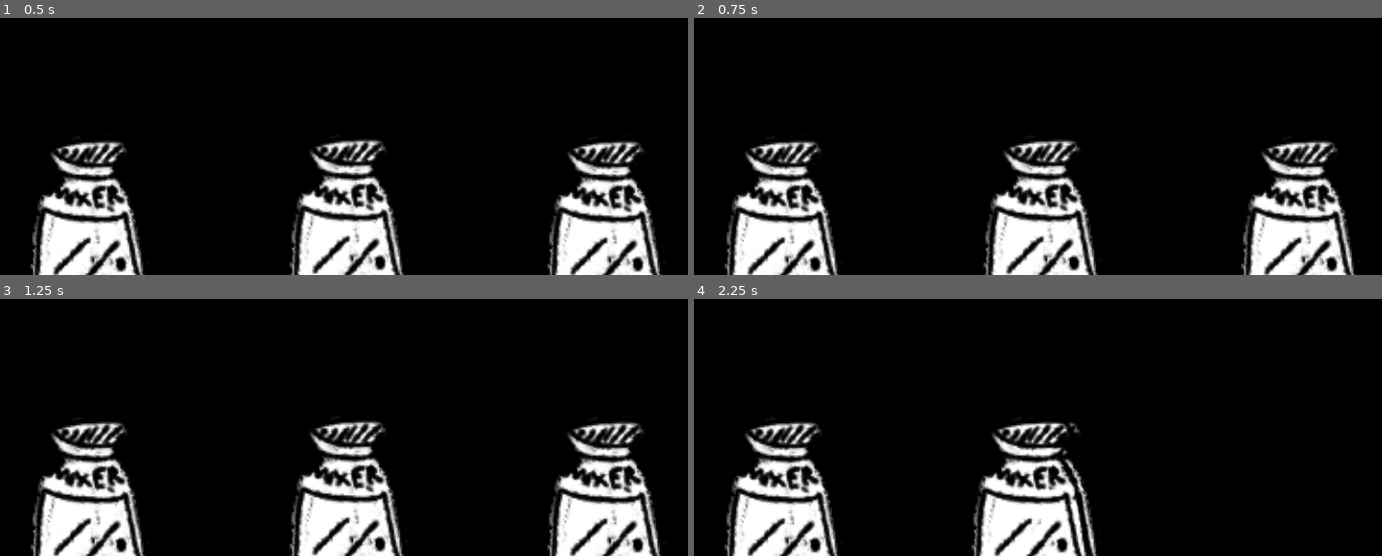
Above: before the commit, frames 1-4 (two rows, left to right).
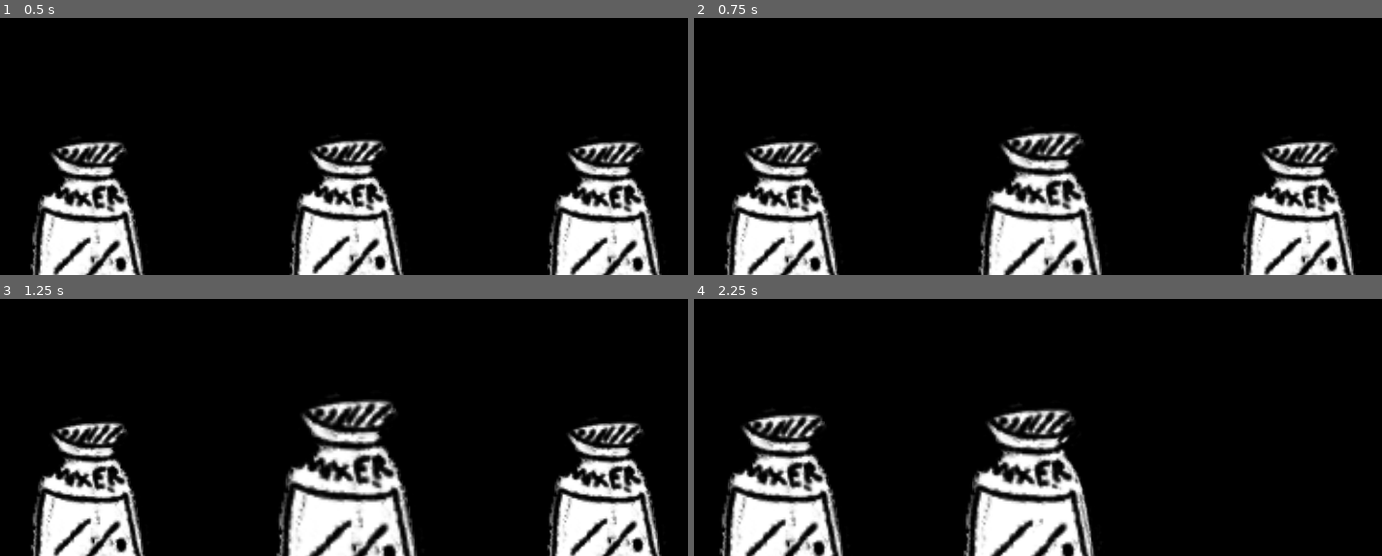
Above: after the commit, the same moments.

Repository: Goth-Bin-Garbage/build_a_dready_bear.swf
Game: Godot game, scene res://main.tscn
Same seed, same stepped clock (60 frames per second), same inputs: the game is played once before the commit and once after it.
Inputs (mouse positions are in pixels of both pictures, inside the frame that each line leads up to):
- Up to frame 1 (0.5 s): no input
- Up to frame 2 (0.75 s): move the mouse to (1038, 226) at 0.52 s; click (1038, 226) at 0.6 s
- Up to frame 3 (1.25 s): no input
- Up to frame 4 (2.25 s): move the mouse to (1292, 507) at 1.27 s; click (1292, 507) at 1.35 s; move the mouse to (776, 507) at 2.02 s; click (776, 507) at 2.1 s

Frame 1 is identical in both runs. In frame 2, 4.7% of the frame differs, in the area x 41-60%, y 44-100%; in frame 3, 6.4%; in frame 4, 10%, in the area x 3-59%, y 42-100%.
Error after the commit: Parse Error: Expected indented block after "for" block. (res://stations/fabric_station.gd:19)

Commit message:
load/unload stations

Diff:
--- a/main.gd
+++ b/main.gd
@@ -1,10 +1,26 @@
 extends Node2D
+
+@onready var loaded_station_id : String
+@onready var loaded_station : Node2D
 
 # Called when the node enters the scene tree for the first time.
 func _ready():
-	pass # Replace with function body.
+	load_station("FabricStation")
 
 
 # Called every frame. 'delta' is the elapsed time since the previous frame.
 func _process(delta):
 	pass
+
+
+func unload_station() -> void:
+	if loaded_station != null:
+		loaded_station.queue_free()
+
+
+func load_station(station_id : String) -> void:
+	if station_id == loaded_station_id:
+		return
+	unload_station()
+	var new_station = load("res://stations/" + station_id + ".tscn")
+	loaded_station_id = station_id
--- a/ui/mixer.gd
+++ b/ui/mixer.gd
@@ -16,6 +16,9 @@
 @onready var head_shape : GameData.DollHeadShape
 @onready var eyes : GameData.DollEyes
 
+@onready var scale_normal : Vector2 = Vector2(1,1)
+@onready var scale_dragging : Vector2 = Vector2(1.25, 1.25)
+
 func _ready():
 	adjust_snap_x()
 
@@ -23,6 +26,8 @@
 func _process(delta):
 	if dragging:
 		adjust_snap_x()
+
+	scale = lerp(scale, scale_normal if !dragging else scale_dragging, .15)
 
 	if Input.is_action_just_released("click"):
 		if !dragging and mouse_over:
